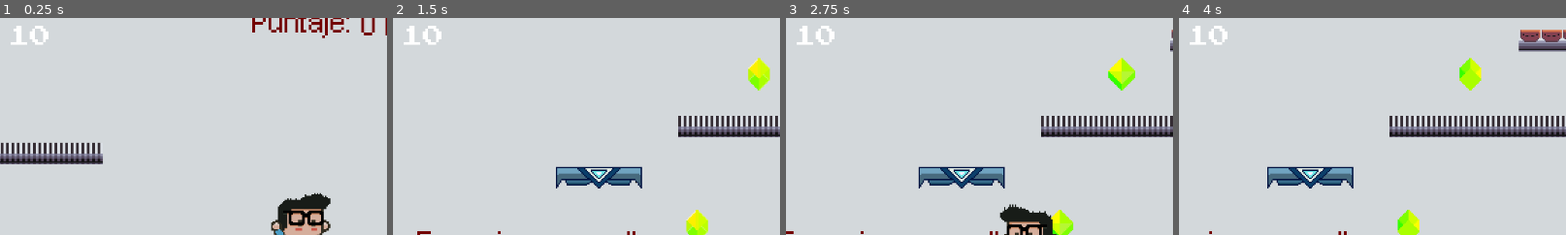
Above: before the commit, frames 1-4 (left to right).
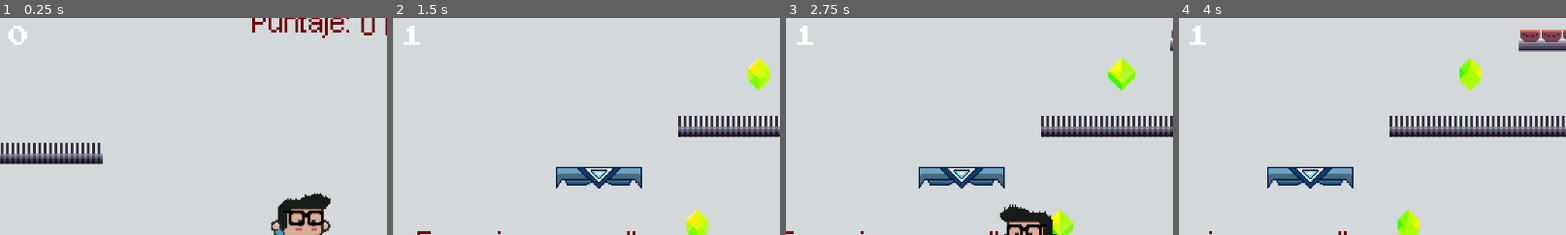
Above: after the commit, the same moments.

Repository: Chrissar19/AulaByte
Game: Godot game, scene res://escenas/escena_01.tscn
Same seed, same stepped clock (60 frames per second), same inputs: the game is played once before the commit and once after it. Sound files missing from this copy of the repository are replaced by a short silence.
Inputs:
- Up to frame 1 (0.25 s): no input
- Up to frame 2 (1.5 s): hold Ctrl (Correr) 0.53-1.28 s; hold Right (derecha) from 0.53 s (still down); tap Space (saltar) at 0.77 s; tap Ctrl (Correr) at 1.35 s
- Up to frame 3 (2.75 s): tap Space (saltar) at 1.52 s; release Right (derecha) at 2.03 s; hold Left (izquierda) from 2.03 s (still down); hold Ctrl (Correr) from 2.03 s (still down)
- Up to frame 4 (4 s): release Left (izquierda) at 2.78 s; release Ctrl (Correr) at 2.78 s; hold Right (derecha) from 2.78 s (still down); tap Ctrl (Correr) at 2.85 s; tap Space (saltar) at 3.02, 3.77 s; hold Ctrl (Correr) from 3.53 s (still down)
The pictures show only the part of the screen within x 11-61%, y 3-53%; the shares and areas given below are measured in that part.

The runs differ from the first frame. In frame 1, 0.5% of the frame differs, in the area x 2-13%, y 3-13%; in frame 2, 0.2%; in frame 3, 0.2%; in frame 4, 0.2%.

Commit message:
Recolección de monedas
Se implemento el HUD (interfaz de usuario) y se crearon las monedas

Diff:
--- a/AulaByte/escenas/escena_01.tscn
+++ b/AulaByte/escenas/escena_01.tscn
@@ -261,3 +261,4 @@
 position = Vector2(-122, 213)
 
 [node name="InterfazGrafica" parent="." instance=ExtResource("11_ia7rc")]
+visible = false
--- a/AulaByte/escenas/interfaz_grafica.tscn
+++ b/AulaByte/escenas/interfaz_grafica.tscn
@@ -1,5 +1,6 @@
-[gd_scene load_steps=4 format=3 uid="uid://c2ayu8gvwd1id"]
+[gd_scene load_steps=5 format=3 uid="uid://c2ayu8gvwd1id"]
 
+[ext_resource type="Script" uid="uid://cinrd8kao0smx" path="res://scripts/interfaz_grafica.gd" id="1_8rc5k"]
 [ext_resource type="Texture2D" uid="uid://dj5bir4rmc6rq" path="res://recursos/sprites/Objetos/BitInfo.png" id="1_pgbe7"]
 [ext_resource type="FontFile" uid="uid://bl6iwuapx3qvw" path="res://recursos/fonts/Titulos.ttf" id="2_nnwru"]
 
@@ -8,6 +9,7 @@
 region = Rect2(0, 0, 24, 24)
 
 [node name="InterfazGrafica" type="CanvasLayer"]
+script = ExtResource("1_8rc5k")
 
 [node name="TextureRect" type="TextureRect" parent="."]
 offset_left = 15.0
@@ -23,5 +25,5 @@
 offset_bottom = 64.0
 theme_override_fonts/font = ExtResource("2_nnwru")
 theme_override_font_sizes/font_size = 32
-text = "X 10"
+text = "X 0"
 vertical_alignment = 1
--- a/AulaByte/scripts/game_manager.gd
+++ b/AulaByte/scripts/game_manager.gd
@@ -3,6 +3,9 @@
 var puntuacion = 0
 @onready var txt_puntuacion: Label = $txtPuntuacion
 
+signal puntuacion_actualizada(puntuacion_actual: int)
+
 func incrementa_puntos():
 	puntuacion += 1
+	puntuacion_actualizada.emit(puntuacion)
 	txt_puntuacion.text = str(puntuacion) + " Puntos"
--- /dev/null
+++ b/AulaByte/scripts/interfaz_grafica.gd
@@ -0,0 +1,12 @@
+extends CanvasLayer
+
+@onready var lb_bits: Label = $lbBits
+
+# Called when the node enters the scene tree for the first time.
+func _ready() -> void:
+	visible = true
+	var game_manager = get_node("%GameManager")
+	game_manager.puntuacion_actualizada.connect(_on_puntuacion_actualizada)
+
+func _on_puntuacion_actualizada(puntuacion_actual: int) -> void:
+	lb_bits.text = "X " + str(puntuacion_actual)
Not shown, added: AulaByte/scripts/interfaz_grafica.gd.uid
